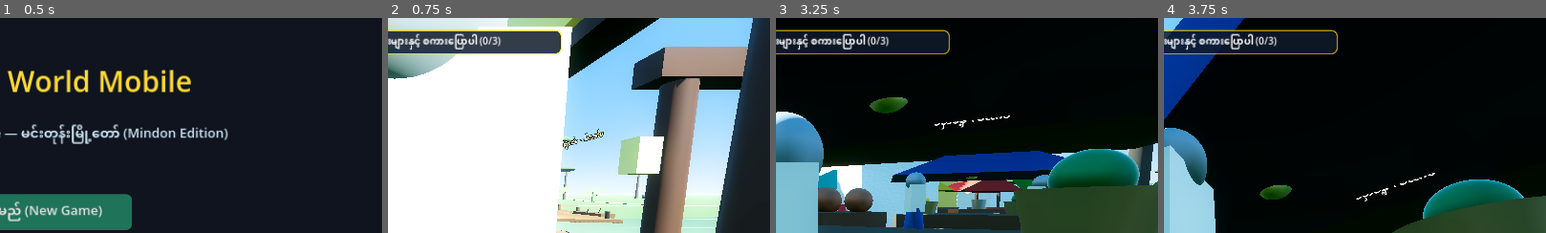
Above: before the commit, frames 1-4 (left to right).
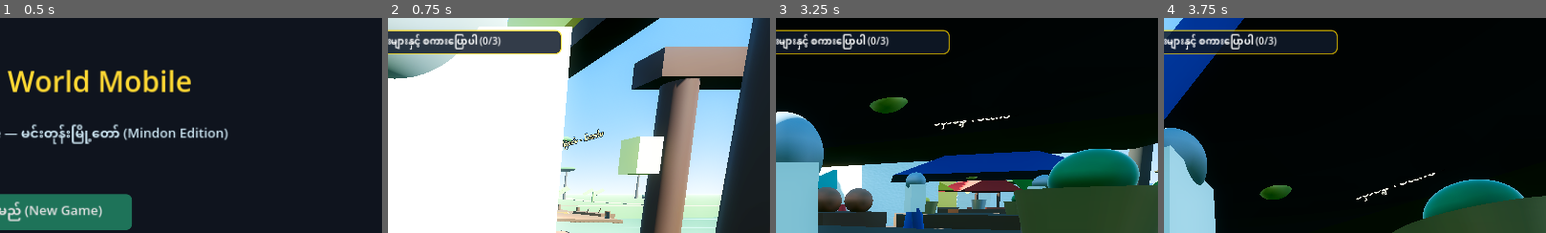
Above: after the commit, the same moments.

Repository: sudohlaingwin/gta-open-world
Game: Godot game, scene res://scenes/main_menu.tscn
Two runs of this game, one before a commit and one after it. Both use one fixed random seed, a clock stepped at 60 frames per second and the inputs below.
Inputs (mouse positions are % of the whole screen's width and height, from its top left):
- Up to frame 1 (0.5 s): no input
- Up to frame 2 (0.75 s): click "🎮 အသစ်စတင်မည် (New Game)" at 0.5 s
- Up to frame 3 (3.25 s): drag from (12, 82) to (60, 28) at 1.27 s; drag from (30, 55) to (45, 70) at 2.02 s; move the mouse to (60, 28) at 2.77 s; hold Right (ui_right) from 2.78 s (still down); hold Ctrl from 2.78 s (still down)
- Up to frame 4 (3.75 s): release Right (ui_right) at 3.5 s; release Ctrl at 3.5 s; drag from (45, 70) to (20, 35) at 3.52 s
The pictures show only the part of the screen within x 49-99%, y 0-50%; the shares and areas given below are measured in that part.

Frame 1 is identical in both runs. In frame 2, less than 0.1% of the frame differs, in the area x 56-58%, y 90-94%; in frame 3, 0.4%, in the area x 42-48%, y 76-88%; in frame 4, nothing differs.

Commit message:
Slice 194: Cultural festival stage, river infrastructure & sacred bronze monastery bell PBR overhaul

Diff:
--- a/scenes/ayeyarwady_rowboat.tscn
+++ b/scenes/ayeyarwady_rowboat.tscn
@@ -9,8 +9,9 @@
 size = Vector3(2.4, 0.95, 7.5)
 
 [sub_resource type="StandardMaterial3D" id="StandardMaterial3D_teak"]
-albedo_color = Color(0.35, 0.22, 0.12, 1)
-roughness = 0.85
+albedo_color = Color(0.34, 0.20, 0.10, 1)
+roughness = 0.68
+specular = 0.32
 
 [sub_resource type="BoxMesh" id="BoxMesh_bench"]
 size = Vector3(2.2, 0.18, 0.75)
--- a/scenes/bamboo_bridge.tscn
+++ b/scenes/bamboo_bridge.tscn
@@ -13,8 +13,9 @@
 size = Vector3(5.0, 0.3, 35.8)
 
 [sub_resource type="StandardMaterial3D" id="StandardMaterial3D_bamboo"]
-albedo_color = Color(0.70, 0.58, 0.35, 1)
-roughness = 0.8
+albedo_color = Color(0.68, 0.56, 0.32, 1)
+roughness = 0.76
+specular = 0.22
 
 [sub_resource type="CylinderMesh" id="CylinderMesh_post"]
 top_radius = 0.18
--- a/scenes/festival_ground.tscn
+++ b/scenes/festival_ground.tscn
@@ -7,16 +7,21 @@
 size = Vector3(32.0, 1.4, 22.0)
 
 [sub_resource type="StandardMaterial3D" id="StandardMaterial3D_stage_wood"]
-albedo_color = Color(0.42, 0.26, 0.14, 1)
-roughness = 0.85
+albedo_color = Color(0.38, 0.24, 0.12, 1)
+roughness = 0.72
+specular = 0.25
 
 [sub_resource type="BoxMesh" id="BoxMesh_backdrop"]
 size = Vector3(29.0, 9.6, 0.5)
 
 [sub_resource type="StandardMaterial3D" id="StandardMaterial3D_backdrop_gold"]
-albedo_color = Color(0.92, 0.75, 0.18, 1)
-metallic = 0.6
-roughness = 0.35
+albedo_color = Color(0.96, 0.78, 0.18, 1)
+metallic = 0.88
+roughness = 0.20
+specular = 0.55
+emission_enabled = true
+emission = Color(0.92, 0.72, 0.15, 1)
+emission_energy_multiplier = 0.18
 
 [sub_resource type="CylinderMesh" id="CylinderMesh_post"]
 top_radius = 0.3
@@ -24,14 +29,17 @@
 height = 9.8
 
 [sub_resource type="StandardMaterial3D" id="StandardMaterial3D_bamboo_post"]
-albedo_color = Color(0.68, 0.56, 0.32, 1)
+albedo_color = Color(0.66, 0.54, 0.30, 1)
+roughness = 0.82
+specular = 0.18
 
 [sub_resource type="BoxMesh" id="BoxMesh_drum"]
 size = Vector3(2.4, 2.4, 2.4)
 
 [sub_resource type="StandardMaterial3D" id="StandardMaterial3D_saing_waing"]
-albedo_color = Color(0.8, 0.2, 0.15, 1)
-roughness = 0.5
+albedo_color = Color(0.84, 0.18, 0.14, 1)
+roughness = 0.42
+specular = 0.42
 
 [sub_resource type="BoxShape3D" id="BoxShape3D_area"]
 size = Vector3(36.0, 10.0, 26.0)
--- a/scenes/monastery_bell.tscn
+++ b/scenes/monastery_bell.tscn
@@ -10,8 +10,9 @@
 height = 6.8
 
 [sub_resource type="StandardMaterial3D" id="StandardMaterial3D_timber"]
-albedo_color = Color(0.38, 0.22, 0.12, 1)
-roughness = 0.85
+albedo_color = Color(0.32, 0.18, 0.09, 1)
+roughness = 0.74
+specular = 0.25
 
 [sub_resource type="BoxMesh" id="BoxMesh_beam"]
 size = Vector3(4.8, 0.45, 0.45)
@@ -22,9 +23,13 @@
 height = 2.6
 
 [sub_resource type="StandardMaterial3D" id="StandardMaterial3D_bronze"]
-albedo_color = Color(0.80, 0.60, 0.25, 1)
-metallic = 0.88
-roughness = 0.25
+albedo_color = Color(0.82, 0.62, 0.24, 1)
+metallic = 0.92
+roughness = 0.20
+specular = 0.58
+emission_enabled = true
+emission = Color(0.85, 0.60, 0.20, 1)
+emission_energy_multiplier = 0.15
 
 [node name="MonasteryBell" type="StaticBody3D"]
 
--- a/scenes/river_boat_pier.tscn
+++ b/scenes/river_boat_pier.tscn
@@ -7,8 +7,9 @@
 size = Vector3(10.0, 0.45, 31.0)
 
 [sub_resource type="StandardMaterial3D" id="StandardMaterial3D_pier_wood"]
-albedo_color = Color(0.38, 0.24, 0.12, 1)
-roughness = 0.9
+albedo_color = Color(0.36, 0.22, 0.12, 1)
+roughness = 0.78
+specular = 0.22
 
 [sub_resource type="CylinderMesh" id="CylinderMesh_piling"]
 top_radius = 0.32
@@ -21,16 +22,20 @@
 height = 1.25
 
 [sub_resource type="StandardMaterial3D" id="StandardMaterial3D_bollard"]
-albedo_color = Color(0.18, 0.18, 0.2, 1)
-metallic = 0.7
+albedo_color = Color(0.16, 0.16, 0.18, 1)
+metallic = 0.82
+roughness = 0.28
+specular = 0.55
 
 [sub_resource type="SphereMesh" id="SphereMesh_lantern"]
 radius = 0.35
 height = 0.65
 
 [sub_resource type="StandardMaterial3D" id="StandardMaterial3D_lantern_gold"]
-shading_mode = 0
-albedo_color = Color(1.0, 0.85, 0.25, 1)
+albedo_color = Color(1.0, 0.88, 0.40, 1)
+emission_enabled = true
+emission = Color(1.0, 0.84, 0.32, 1)
+emission_energy_multiplier = 2.8
 
 [node name="RiverBoatPier" type="StaticBody3D"]
 
Not shown, changed: COLLAB.md
